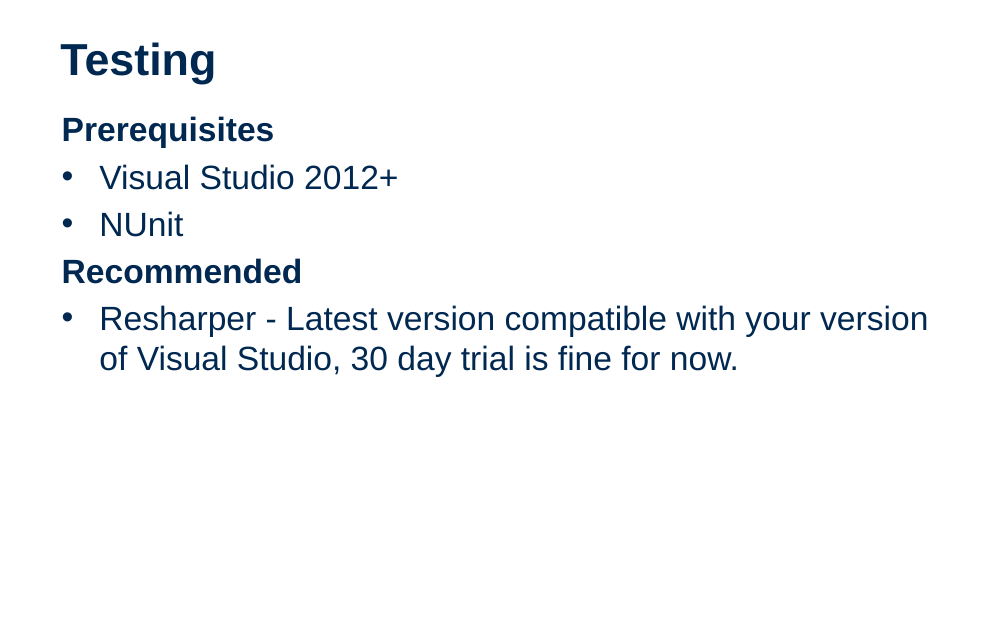
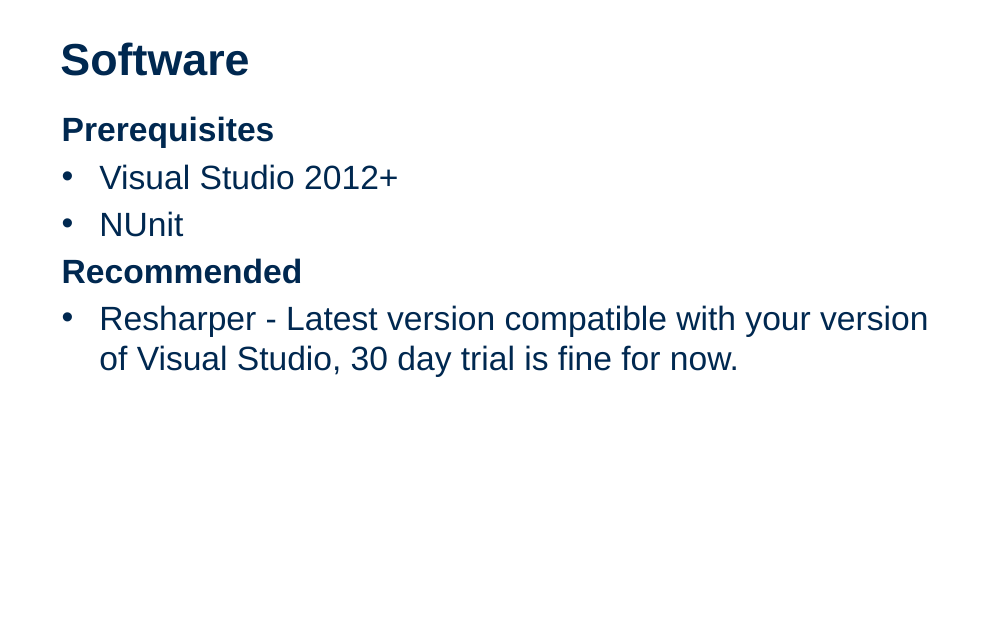
Before and after one commit to EntelectCodeDojo/Testing, a slide deck: slide 5 of CodeDojo-UnitTesting.pptx. Drawn at 1008x630 pixels with LibreOffice and Linux fonts; fonts in the diff are those of the drawing; background and template pictures are left out. Boxes give left, top, right and bottom in pixels: in the first picture for what was removed or moved away, otherwise in the second. Text is boxed around its words. In the diff, an @@ line names an element or a change of style, - is before the commit and + after.

```diff
--- a/CodeDojo-UnitTesting.pptx
+++ b/CodeDojo-UnitTesting.pptx
@@ title at (x1=60, y1=42, x2=249, y2=76): text changed @@
-Testing
+Software
```
Also in this commit, not shown: 2 other slides changed, 1 slide removed, 34 other files.
